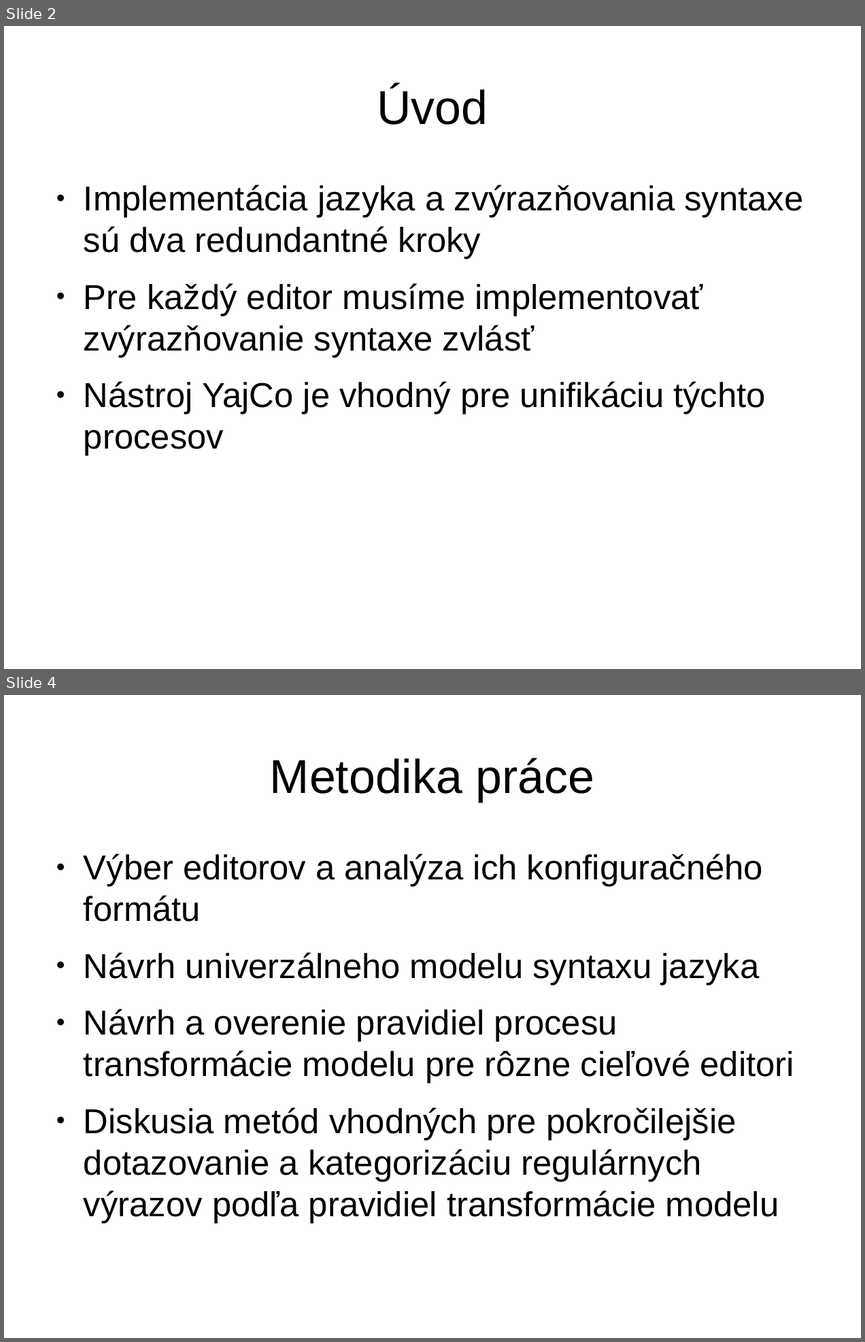
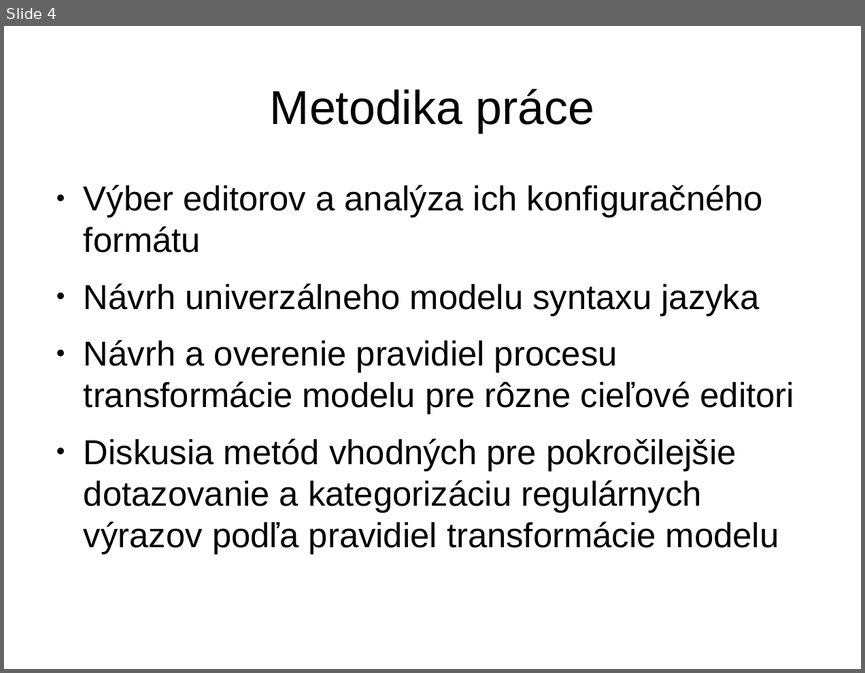
Before and after one commit to yin/syntaxer, a slide deck: obhajoba/bc2014-obhajoba15-prezentacia.odp. Shown one above the other, each under a label of ours: slides 2 and 4 before the commit, slide 4 after it; the slides between them are not shown. The pictures are 865x1342 and 865x673 pixels, drawn with LibreOffice and Linux fonts; fonts in the diff are those of the drawing. Boxes give left, top, right and bottom in pixels: in the first picture for what was removed or moved away, otherwise in the second. Text is boxed around its words. In the diff, an @@ line names an element or a change of style, - is before the commit and + after.

```diff
--- a/obhajoba/bc2014-obhajoba15-prezentacia.odp
+++ b/obhajoba/bc2014-obhajoba15-prezentacia.odp
@@ slide 2 removed at (x1=4, y1=26, x2=861, y2=669), background #FFFFFF @@
@@ title removed at (x1=377, y1=86, x2=487, y2=125) @@
-Úvod
@@ text removed at (x1=84, y1=184, x2=803, y2=456) @@
-● Implementácia jazyka a zvýrazňovania syntaxe sú dva redundantné kroky
-● Pre každý editor musíme implementovať zvýrazňovanie syntaxe zvlásť
-● Nástroj YajCo je vhodný pre unifikáciu týchto procesov
```
Also in this commit, not shown: 2 slides changed, 1 slide added, 12 other files.
